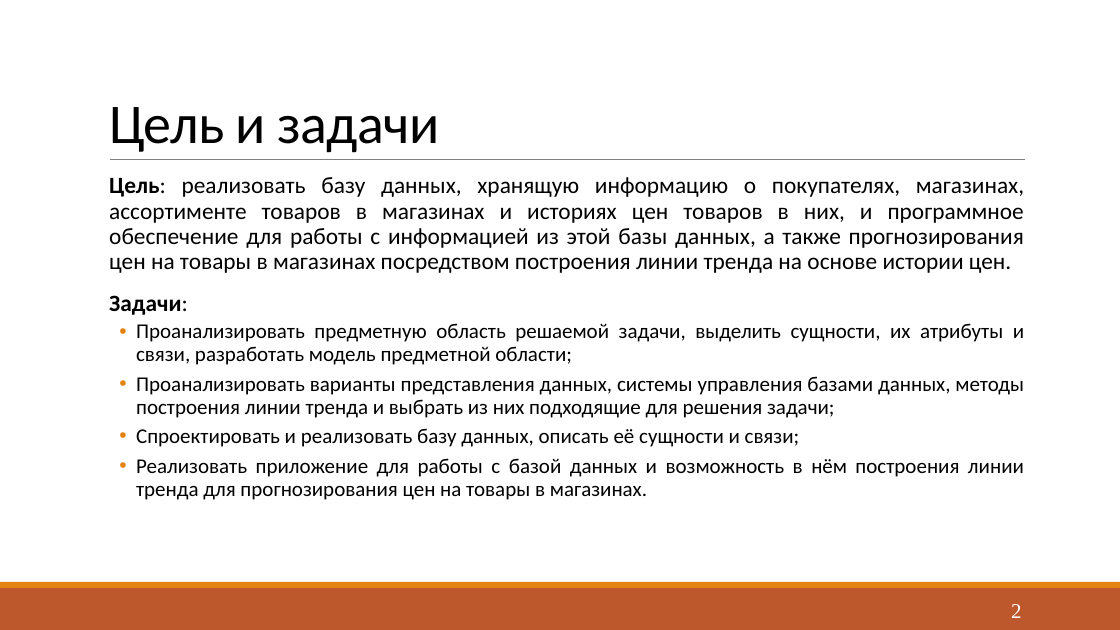
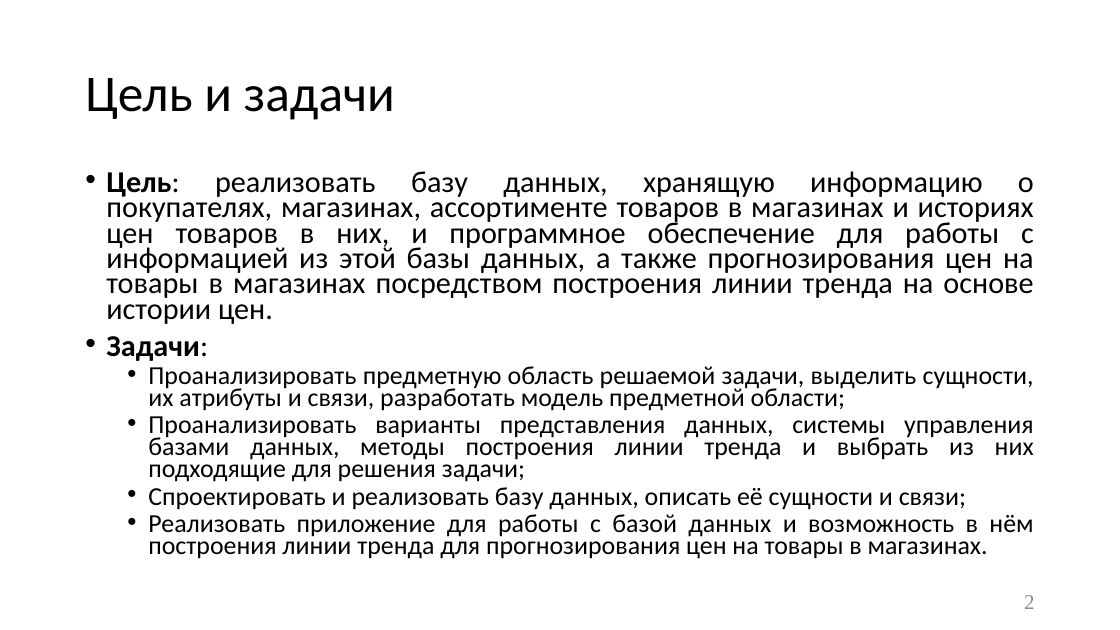
Before and after one commit to Yokud/DBCourseWork, a slide deck: slide 2 of docs/Presentation.pptx. Drawn at 1120x630 pixels with LibreOffice and Linux fonts; fonts in the diff are those of the drawing. Boxes give left, top, right and bottom in pixels: in the first picture for what was removed or moved away, otherwise in the second. Text is boxed around its words. In the diff, an @@ line names an element or a change of style, - is before the commit and + after.

```diff
--- a/docs/Presentation.pptx
+++ b/docs/Presentation.pptx
@@ title "Цель и задачи": place and size @@
-title "Цель и задачи" at [109,107,440,153]
+title "Цель и задачи" at [85,78,395,120]
@@ title "Цель и задачи" at [85,78,395,120]: size 48 to 44 pt, letter spacing -0.5 to 0 pt; line spacing 0.85 to 0.9; vertical alignment bottom to middle @@
@@ text "Цель: реализовать базу данных, хранящую ..." at [106,171,1034,559]: size 20 to 25.9 pt in "Цель: реализовать базу данных, хранящую информацию о ...", "Задачи:"; size 18 to 22.2 pt in "Проанализировать предметную область решаемой задачи, выделит ...", "Проанализировать варианты представления данных, системы упра ...", "Спроектировать и реализовать базу данных, описать её ...", "Реализовать приложение для работы с базой данных ..."; bullet   to •; line spacing 0.9 to 0.7; less space between paragraphs; indent changed @@
@@ line removed from (110, 160) to (1026, 160) @@
@@ rectangle removed at [0,588,1120,630] @@
@@ rectangle removed at [0,582,1120,588] @@
@@ page number: place and size @@
-page number at [1011,604,1021,618]
+page number at [1024,595,1034,609]
@@ page number at [1024,595,1034,609]: text colour #FFFFFF to #8C8C8C @@
```
Also in this commit, not shown: 16 other slides changed, 7 other files.
